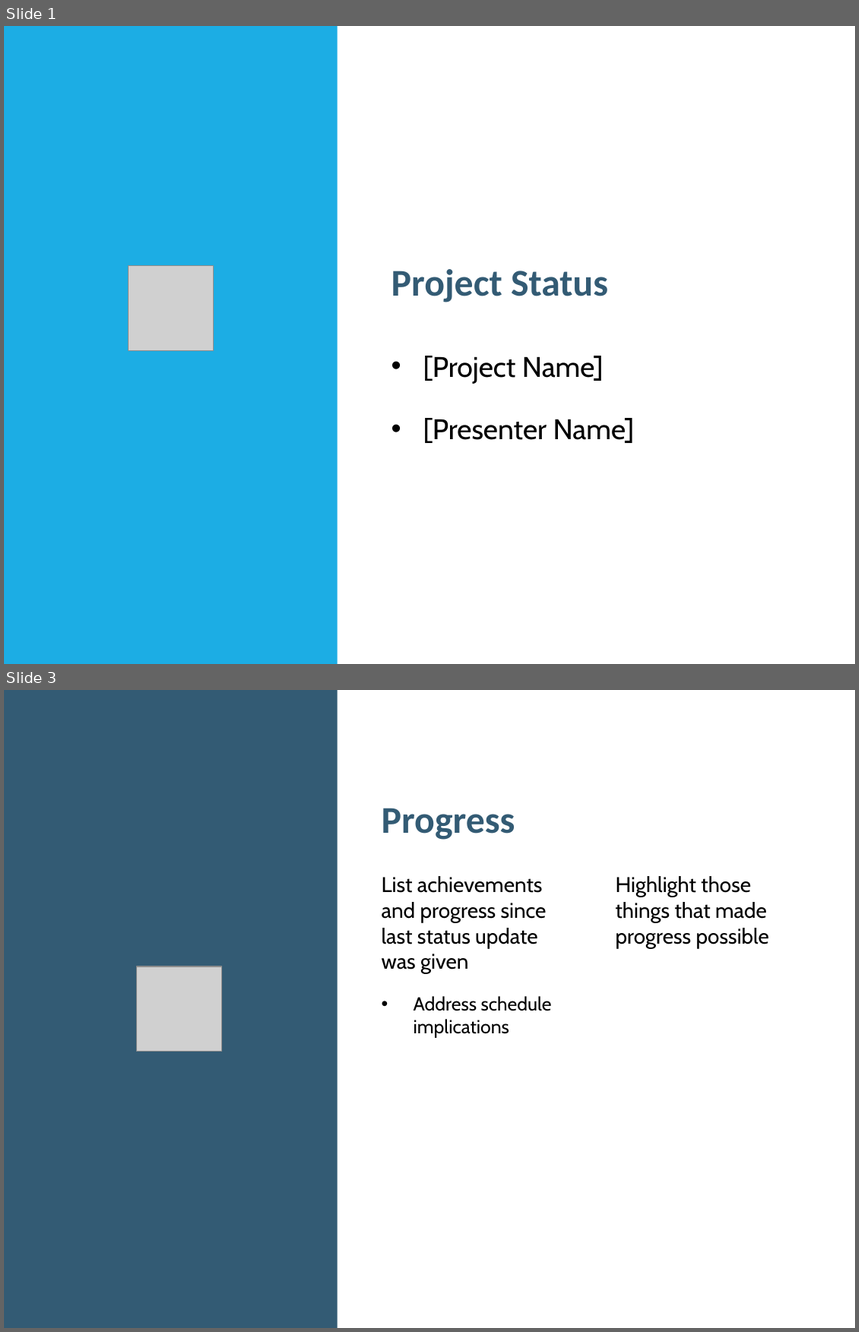
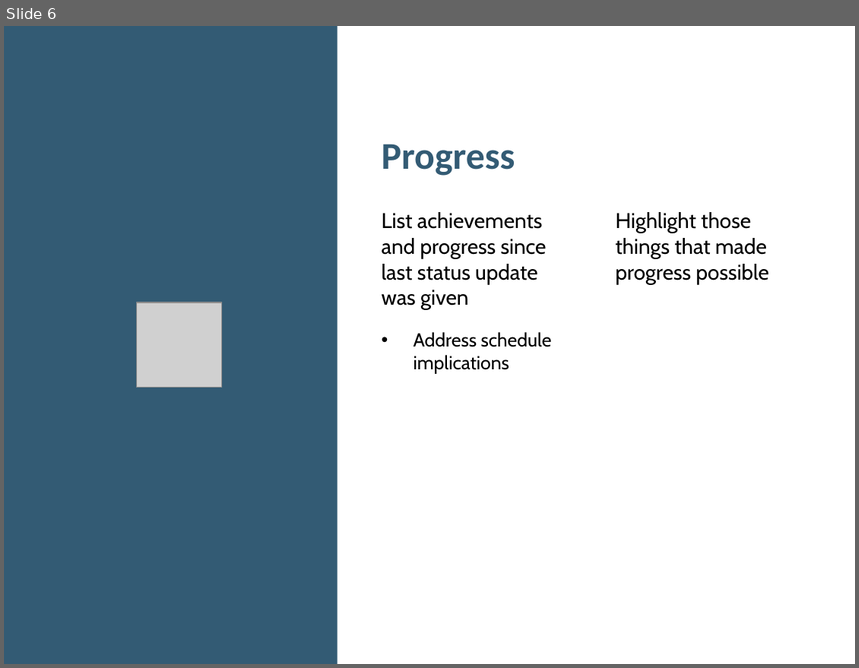
Before and after one commit to 1659012/RnD16Bit, a slide deck: Presentation/Project Status.pptx. Shown one above the other, each under a label of ours: slides 1 and 3 before the commit, slide 6 after it; the slides between them are not shown. The pictures are 859x1332 and 859x668 pixels, drawn with LibreOffice and Linux fonts; fonts in the diff are those of the drawing; grey boxes stand for pictures. Boxes give left, top, right and bottom in pixels: in the first picture for what was removed or moved away, otherwise in the second. Text is boxed around its words. In the diff, an @@ line names an element or a change of style, - is before the commit and + after.

```diff
--- a/Presentation/Project Status.pptx
+++ b/Presentation/Project Status.pptx
@@ slide 1 removed at <box>4,26,855,664</box>, background #FFFFFF @@
@@ rectangle removed at <box>4,26,338,664</box> @@
@@ picture removed at <box>129,265,214,351</box> @@
@@ title removed at <box>392,269,608,303</box> @@
-Project Status
@@ subtitle removed at <box>424,356,635,443</box> @@
-• [Project Name]
-• [Presenter Name]
@@ what was slide 3 is now slide 6 @@
```
Also in this commit, not shown: 1 slide changed, 4 slides added, 1 other slide removed, 11 other files.
